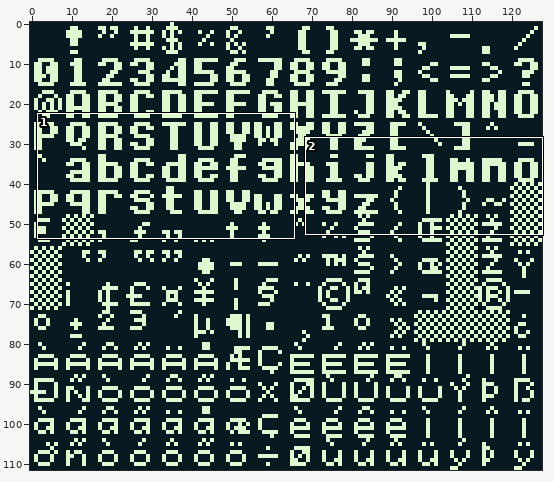
A sprite sheet gets an edit: assets/fonts/Determination.png. The first picture is a wide view before the edit; the outline marks the close-up.
Close-up. Earlier state:
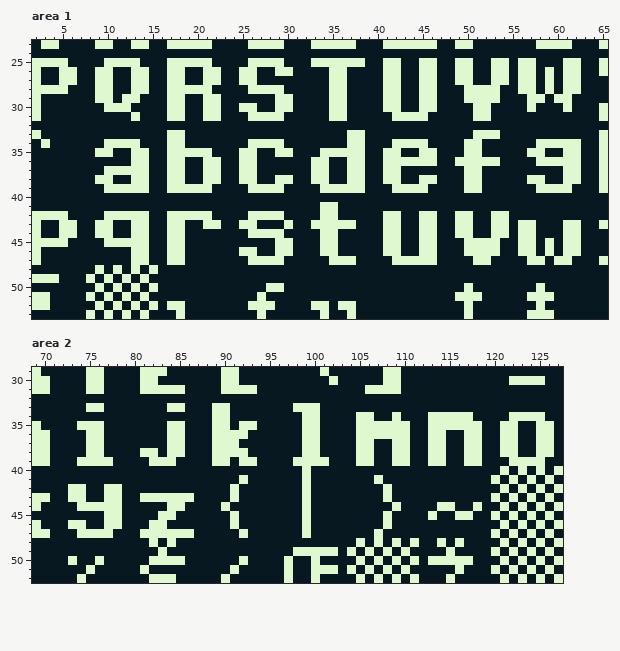
The file is 128x112 pixels. Shown: area 1: x 2..65, y 23..53; area 2: x 69..127, y 29..52.
Once edited:
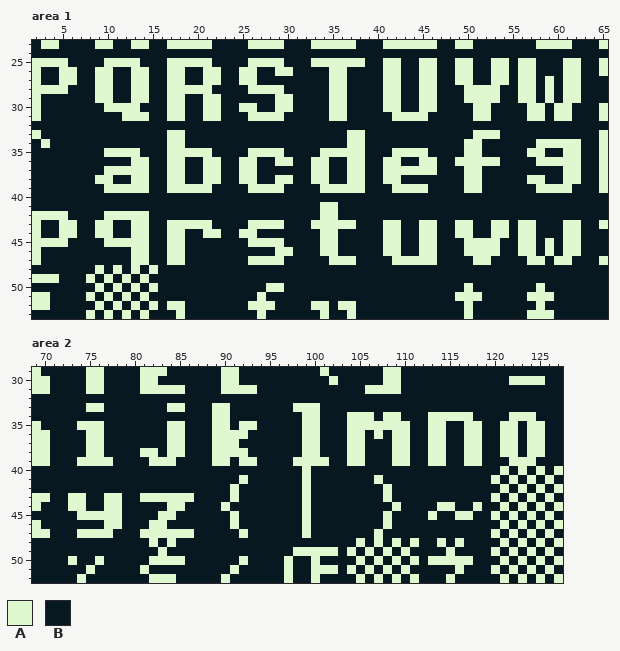
Palette (. is transparent): A #e0f8cf  B #071821
What changed:
--- area 1
@@ x 2..65 @@
 25 AAAABBBBAAAABBBAAAAABBBBAAAABBBAAAAAABBAABBAABBAABBAABAABBBAABBA
-26 ABBAABBAABBAABBAABBAABBAABBAABBBBAABBBBAABBAABBAABBAABAABABAABBA
+26 ABBAABBAABBAABBAABBAABBAABBAABBBBAABBBBAABBAABBAABBAABAABBBAABBA
 27 ABBAABBAABBAABBAABBAABBAABBBBBBBBAABBBBAABBAABBAABBAABAABABAABBB
 28 AAAABBBAABBAABBAAAAABBBBAAAABBBBBAABBBBAABBAABBBAAAABBAABABAABBB
-29 ABBBBBBAABAABBBAABBAABBBBBBAABBBBAABBBBAABBAABBBAAAABBBAABAABBBB
-30 ABBBBBBBAAABBBBAABBAABBAABBAABBBBAABBBBAABBAABBBBAABBBBABBBABBBA
-31 ABBBBBBBBBBABBBAABBAABBBAAAABBBBBAABBBBBAAAABBBBBAABBBBBBBBBBBBA
+29 ABBBBBBAABBAABBAABBAABBBBBBAABBBBAABBBBAABBAABBBAAAABBAABABAABBB
+30 ABBBBBBBAAAABBBAABBAABBAABBAABBBBAABBBBAABBAABBBBAABBBBAABAABBBA
+31 ABBBBBBBBBAAABBAABBAABBBAAAABBBBBAABBBBBAAAABBBBBAABBBBAABAABBBA
 32 BBBBBBBBBBBBBBBBBBBBBBBBBBBBBBBBBBBBBBBBBBBBBBBBBBBBBBBBBBBBBBBB
 33 ABBBBBBBBBBBBBBAABBBBBBBBBBBBBBBBBBAABBBBBBBBBBBBAAABBBBBBBBBBBA
-34 BABBBBBBAAAABBBAABBBBBBBAAAABBBBBBBAABBBAAAABBBBAABBBBBBAAAAABBA
-35 BBBBBBBAABBAABBAAAAABBBAABBAABBBAAAAABBAABBAABBBAABBBBBAABBAABBA
-36 BBBBBBBBBBBAABBAABBAABBAABBBBBBAABBAABBAAAAAABBAAAAABBBBAAAAABBA
-37 BBBBBBBBAAAAABBAABBAABBAABBBBBBAABBAABBAABBBBBBBAABBBBBBBBBAABBA
-38 BBBBBBBAABBAABBAABBAABBAABBAABBAABBAABBAABBAABBBAABBBBBAABBAABBA
+34 BABBBBBBBBBBBBBAABBBBBBBBBBBBBBBBBBAABBBBBBBBBBBAABBBBBBAAAAABBA
+35 BBBBBBBBAAAABBBAAAAABBBBAAAABBBBAAAAABBBAAAABBBBAABBBBBAABBAABBA
+36 BBBBBBBBBBBAABBAABBAABBAABBAABBAABBAABBAABBAABBAAAAABBBBAAAAABBA
+37 BBBBBBBBAAAAABBAABBAABBAABBBBBBAABBAABBAAAAAABBBAABBBBBBBBBAABBA
+38 BBBBBBBAABBAABBAABBAABBAABBAABBAABBAABBAABBBBBBBAABBBBBAABBAABBA
 39 BBBBBBBBAAAAABBAAAAABBBBAAAABBBBAAAAABBBAAAABBBBAABBBBBBAAAABBBA
@@ x 15..56 @@
 41 BBBBBBBBBBBBBBBBBBBAABBBBBBBBBBBBBBBBBBBBB
-42 BBAAAAABBBBAAAABBBBAABBBBBAABBAABBAABBAABB
-43 BBAABBAABBAABBBABBAAAAABBBAABBAABBAABBAABA
-44 BBAABBBBBBBAAAABBBBAABBBBBAABBAABBAABBAABA
-45 BBAABBBBBBBBBBAABBBAABBBBBAABBAABBBAAAABBA
-46 BBAABBBBBBAABBAABBBAABBBBBAABBAABBBAAAABBA
+42 BBBBBBBBBBBBBBBBBBBAABBBBBBBBBBBBBBBBBBBBB
+43 BBAAAAABBBBAAAABBBAAAAABBBAABBAABBAABBAABA
+44 BBAABBAABBAABBBBBBBAABBBBBAABBAABBAABBAABA
+45 BBAABBBBBBBAAAABBBBAABBBBBAABBAABBBAAAABBA
+46 BBAABBBBBBBBBBAABBBAABBBBBAABBAABBBAAAABBA
 47 BBAABBBBBBBAAAABBBBBAAABBBBAAAAABBBBAABBBB
--- area 2
@@ x 69..127 @@
 33 BBBBBBAABBBBBBBAABBBAABBBBBBBAAABBBBBBBBBBBBBBBBBBBBBBBBBBB
-34 BBBBBBBBBBBBBBBBBBBBAABBBBBBBBAABBBBAABBABBBAAAAABBBBAAAABB
-35 ABBBBAAABBBBBBBAABBBAABAABBBBBAABBBBAAAAAABBAAAAAABBAABBAAB
-36 AABBBBAABBBBBBBAABBBAAAABBBBBBAABBBBAAAAAABBAABBAABBAABBAAB
-37 AABBBBAABBBBBBBAABBBAAABBBBBBBAABBBBAABBAABBAABBAABBAABBAAB
-38 AABBBBAABBBBAABAABBBAAAABBBBBBAABBBBAABBAABBAABBAABBAABBAAB
-39 AABBBAAAABBBBAAABBBBAABAABBBBAAAABBBAABBAABBAABBAABBBAAAABB
+34 BBBBBBBBBBBBBBBBBBBBAABBBBBBBBAABBBAAABAABBBAAAAABBBBAAABBB
+35 ABBBBAAABBBBBBBAABBBAABAABBBBBAABBBAAAAAAABBAABBAABBAABAABB
+36 AABBBBAABBBBBBBAABBBAAAABBBBBBAABBBAABABAABBAABBAABBAABAABB
+37 AABBBBAABBBBBBBAABBBAAABBBBBBBAABBBAABBBAABBAABBAABBAABAABB
+38 AABBBBAABBBBAABAABBBAAAABBBBBBAABBBAABBBAABBAABBAABBAABAABB
+39 AABBBAAAABBBBAAABBBBAABAABBBBAAAABBAABBBAABBAABBAABBBAAABBB
 40 BBBBBBBBBBBBBBBBBBBBBBBBBBBBBBABBBBBBBBBBBBBBBBBBBBBABABABA
 41 BBBBBBBBBBBBBBBBBBBBBBBABBBBBBABBBBBBBABBBBBBBBBBBBABABABAB
-42 BBBBAABBAABBBBBBBBBBBBABBBBBBBABBBBBBBBABBBBBBBBBBBBABABABA
+42 BBBBBBBBBBBBBBBBBBBBBBABBBBBBBABBBBBBBBABBBBBBBBBBBBABABABA
 43 AABBAABBAABBAAAAAABBBBABBBBBBBABBBBBBBBABBBBBBBBBBBABABABAB
-44 ABBBBAAAAABBBBBAABBBBABBBBBBBBABBBBBBBBBABBBBAABBABBABABABA
-45 BBBBBBBBAABBBBAABBBBBBABBBBBBBABBBBBBBBABBBBABBAABBABABABAB
-46 ABBBAABBAABBBAABBBBBBBABBBBBBBABBBBBBBBABBBBBBBBBBBBABABABA
+44 ABBBAABBAABBBBBAABBBBABBBBBBBBABBBBBBBBBABBBBAABBABBABABABA
+45 BBBBBAAAAABBBBAABBBBBBABBBBBBBABBBBBBBBABBBBABBAABBABABABAB
+46 ABBBBBBBAABBBAABBBBBBBABBBBBBBABBBBBBBBABBBBBBBBBBBBABABABA
 47 AABBBAAAABBBAAAAAABBBBBABBBBBBABBBBBBBABBBBBBBBBBBBABABABAB
